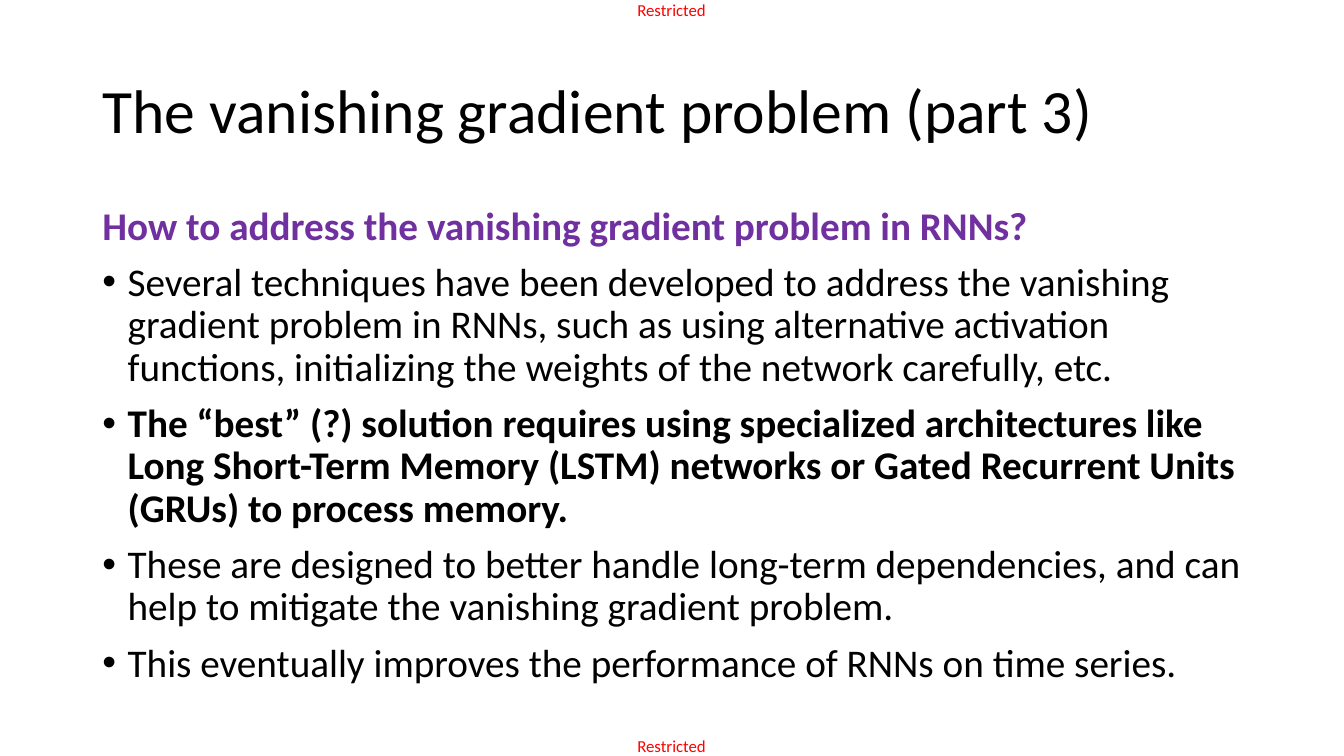
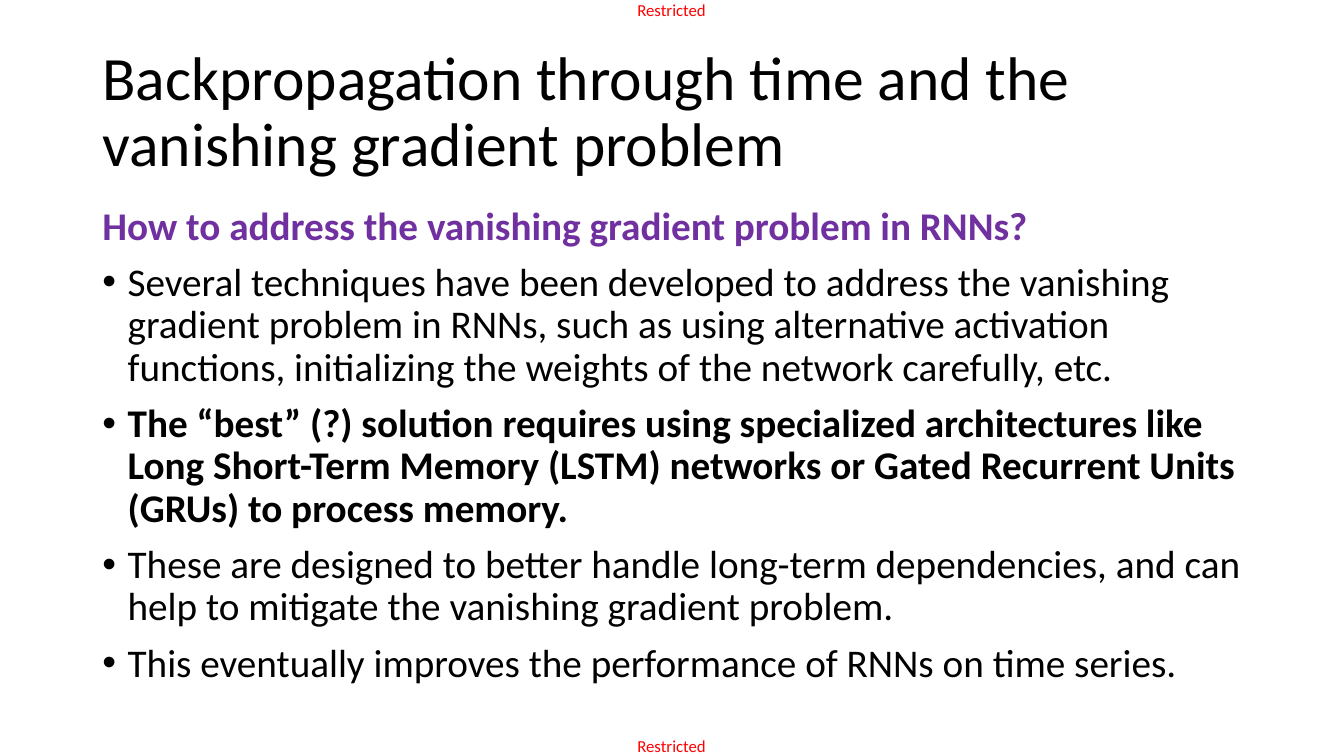
Before and after one commit to matthieudemari/SUTD_DL_50_039, a slide deck: slide 10 of W6/2. W6S2 final/W6S2.pptx (slide 14 before the commit). Drawn at 1344x756 pixels with LibreOffice and Linux fonts; fonts in the diff are those of the drawing. Boxes give left, top, right and bottom in pixels: in the first picture for what was removed or moved away, otherwise in the second. Text is boxed around its words. In the diff, an @@ line names an element or a change of style, - is before the commit and + after.

```diff
--- a/W6/2. W6S2 final/W6S2.pptx
+++ b/W6/2. W6S2 final/W6S2.pptx
@@ title at (x1=102, y1=57, x2=1070, y2=177): text changed @@
-The vanishing gradient problem (part 3)
+Backpropagation through time and the vanishing gradient problem
```
Also in this commit, not shown: 15 other slides changed, 5 slides added, 7 slides removed, 11 other files.
